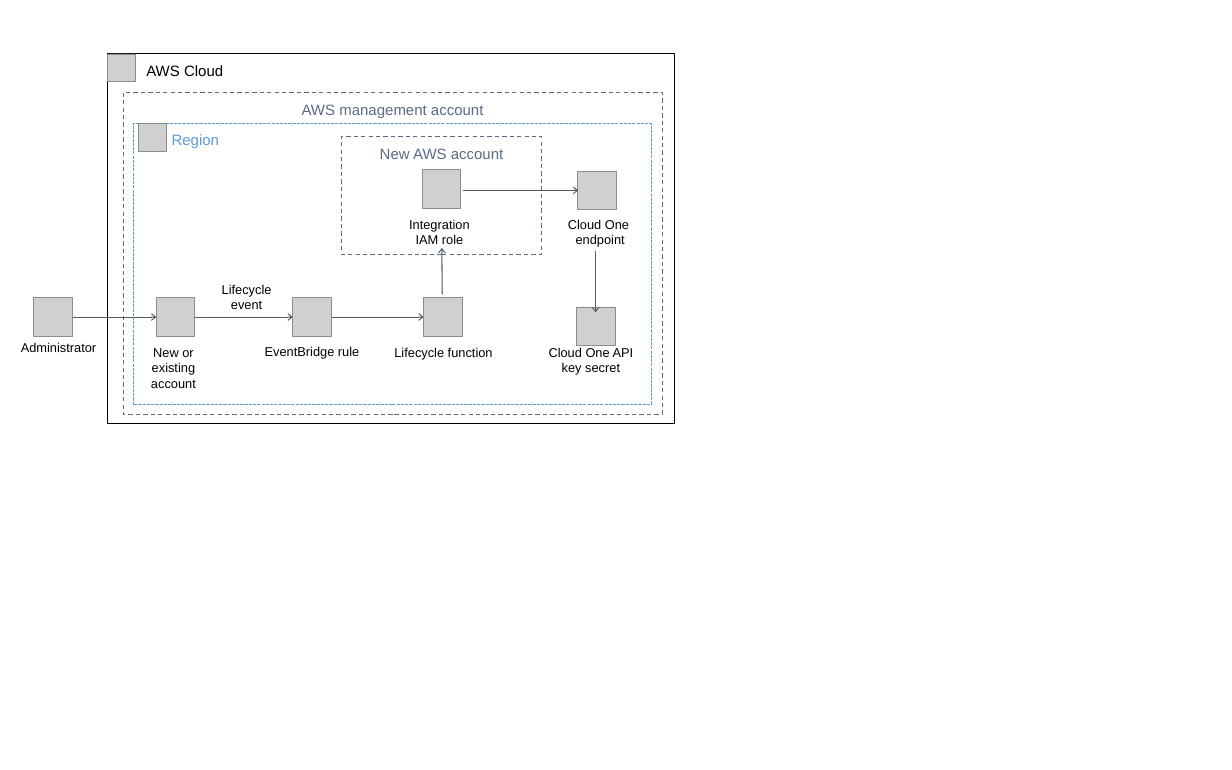
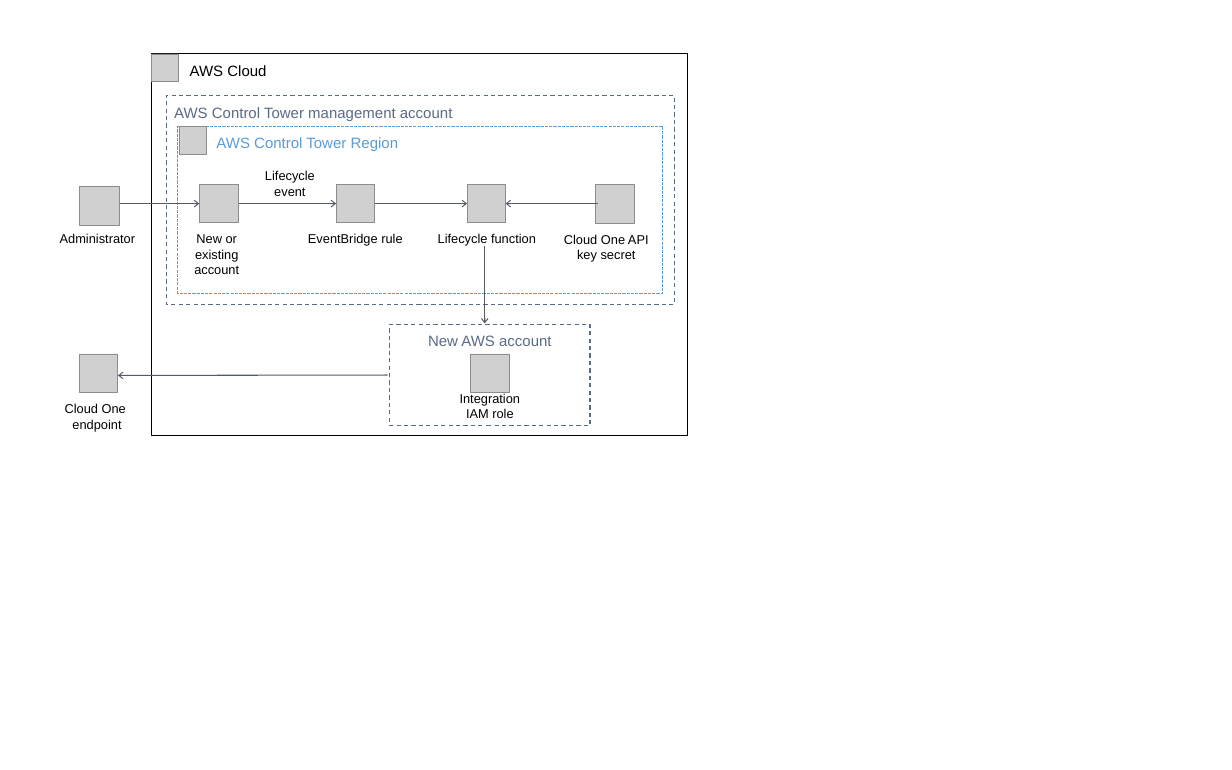
Before and after one commit to aws-quickstart/quickstart-ct-trend-micro-cloud-one-conformity, a slide deck: slide 1 of docs/images/cloud-one-conformity-architecture-diagram.pptx. Drawn at 1232x770 pixels with LibreOffice and Linux fonts; fonts in the diff are those of the drawing; grey boxes stand for pictures. Boxes give left, top, right and bottom in pixels: in the first picture for what was removed or moved away, otherwise in the second. Text is boxed around its words. In the diff, an @@ line names an element or a change of style, - is before the commit and + after.

```diff
--- a/docs/images/cloud-one-conformity-architecture-diagram.pptx
+++ b/docs/images/cloud-one-conformity-architecture-diagram.pptx
@@ picture: place and size @@
-picture at bbox=[108, 54, 136, 82]
+picture at bbox=[151, 54, 179, 82]
@@ rectangle "AWS Cloud": place and size @@
-rectangle "AWS Cloud" at bbox=[108, 54, 675, 424]
+rectangle "AWS Cloud" at bbox=[151, 54, 687, 436]
@@ rectangle "AWS Control Tower management account": place and size @@
-rectangle "AWS Control Tower management account" at bbox=[123, 92, 662, 414]
+rectangle "AWS Control Tower management account" at bbox=[166, 95, 675, 304]
@@ text in rectangle at bbox=[174, 107, 453, 121]: text changed @@
-AWS management account
+AWS Control Tower management account
@@ rectangle "AWS Control Tower Region": place and size @@
-rectangle "AWS Control Tower Region" at bbox=[133, 123, 651, 405]
+rectangle "AWS Control Tower Region" at bbox=[178, 126, 663, 293]
@@ picture: place and size @@
-picture at bbox=[139, 123, 166, 151]
+picture at bbox=[179, 126, 206, 154]
@@ text in rectangle at bbox=[216, 137, 399, 151]: text changed @@
-Region
+AWS Control Tower Region
@@ picture: place and size @@
-picture at bbox=[33, 297, 72, 336]
+picture at bbox=[79, 186, 119, 226]
@@ arrow moved from (73, 317) - (156, 317) to (115, 203) - (199, 203) @@
@@ 4 texts, 3 pictures, 2 arrows: place and size @@
-4 texts, 3 pictures, 2 arrows at bbox=[151, 284, 493, 388]
+4 texts, 3 pictures, 2 arrows at bbox=[194, 170, 536, 274]
@@ arrow moved from (463, 190) - (578, 190) to (598, 203) - (506, 203) @@
@@ picture: place and size @@
-picture at bbox=[577, 307, 615, 346]
+picture at bbox=[596, 185, 634, 223]
@@ text "Administrator": place and size @@
-text "Administrator" at bbox=[21, 342, 96, 352]
+text "Administrator" at bbox=[60, 233, 135, 243]
@@ text "Cloud One API key secret": place and size @@
-text "Cloud One API key secret" at bbox=[549, 347, 634, 375]
+text "Cloud One API key secret" at bbox=[564, 234, 649, 262]
@@ arrow moved from (442, 294) - (442, 248) to (485, 246) - (485, 323) @@
@@ arrow removed from (595, 251) to (595, 313) @@
@@ rectangle "New AWS account": place and size @@
-rectangle "New AWS account" at bbox=[341, 136, 541, 254]
+rectangle "New AWS account" at bbox=[390, 324, 590, 426]
@@ picture: place and size @@
-picture at bbox=[578, 171, 616, 209]
+picture at bbox=[79, 354, 118, 393]
@@ picture: place and size @@
-picture at bbox=[422, 169, 460, 208]
+picture at bbox=[470, 354, 509, 393]
@@ arrow added from (387, 375) to (118, 376), #545B64 1 pt @@
@@ text "Integration IAM role": place and size @@
-text "Integration IAM role" at bbox=[409, 219, 470, 244]
+text "Integration IAM role" at bbox=[460, 393, 521, 418]
@@ text "Cloud One": place and size @@
-text "Cloud One" at bbox=[568, 219, 629, 247]
+text "Cloud One" at bbox=[65, 403, 126, 431]
```
Also in this commit, not shown: 1 other file.
